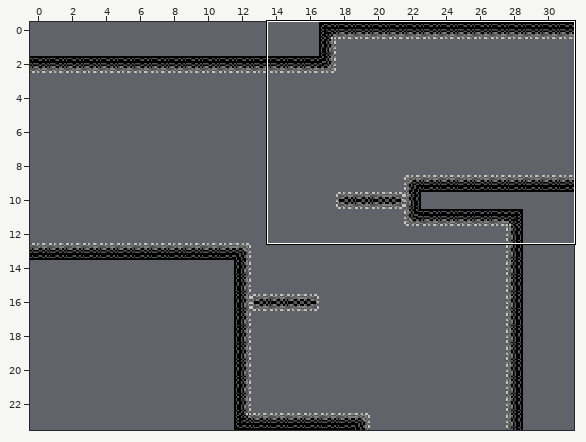
Tiled map -- resources/cave07.tmx. Above, an overview of the earlier version with the close-up marked.
Close-up. Before the commit:
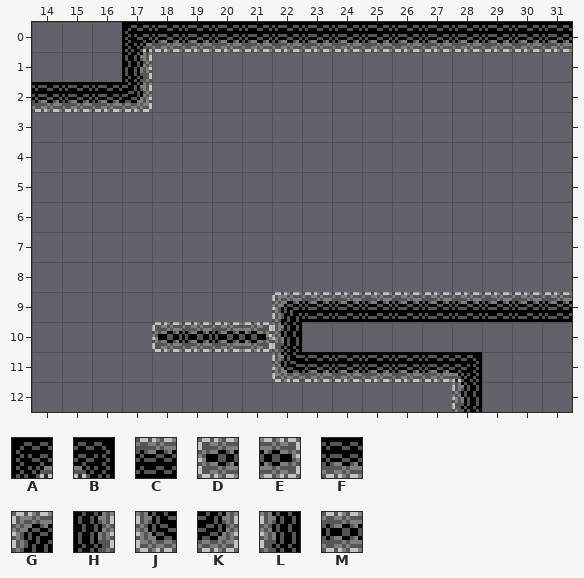
Cells are 20x20 px. Shown: x 14..31, y 0..12. The commit also changed other parts of the map, which this record leaves out.
Key: from "tiles_cave": A 0, B 1, C 2, D 3, E 4, F 8, G 12, H 14, J 18, K 19, L 20, M 21.
_ is an empty cell.
Layer "walls" before, first column x 14:
 0 ___AFFFFFFFFFFFFFF
 1 ___H______________
 2 FFFK______________
 3 __________________
 4 __________________
 5 __________________
 6 __________________
 7 __________________
 8 __________________
 9 ________GCCCCCCCCC
10 ____DMMEL_________
11 ________JFFFFFB___
12 ______________L___
And afterwards:
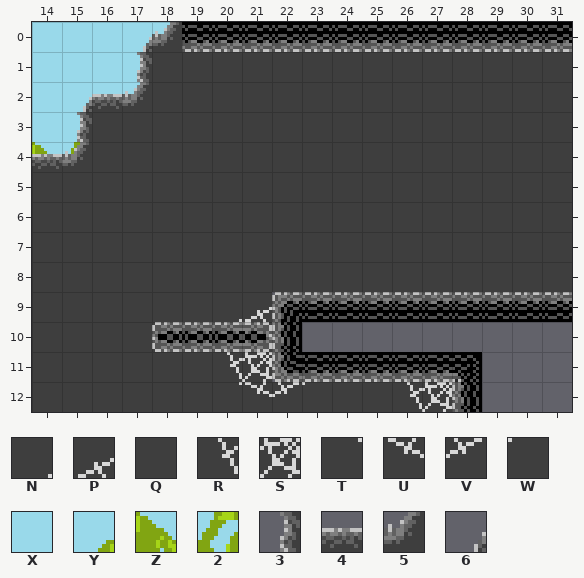
Further tiles: from "cave_background": N 0, P 1, Q 4, R 40, S 41, T 60, U 61, V 62, W 63; from "cave_beach_bg": X 11, Y 58, Z 89, 2 90; from "tiles_cave_bg": 3 11, 4 13, 5 15, 6 17.
Tiles of an added or newly shown layer are drawn over the layers below it.
The exact change:
{"where": "layer \"beach_background\" (added)"}
{"y":0,"x":14,"old":"_____","new":"XXXXX"}
{"y":1,"x":14,"old":"____","new":"XXXX"}
{"y":2,"x":14,"old":"____","new":"XXXX"}
{"y":3,"x":14,"old":"__","new":"XY"}
{"y":4,"x":14,"old":"__","new":"Z2"}
{"where": "layer \"background\" (added)"}
{"y":1,"x":18,"old":"______________","new":"QQQQQQQQQQQQQQ"}
{"y":2,"x":18,"old":"______________","new":"QQQQQQQQQQQQQQ"}
{"y":3,"x":16,"old":"________________","new":"QQQQQQQQQQQQQQQQ"}
{"y":4,"x":16,"old":"________________","new":"QQQQQQQQQQQQQQQQ"}
{"y":5,"x":14,"old":"__________________","new":"QQQQQQQQQQQQQQQQQQ"}
{"y":6,"x":14,"old":"__________________","new":"QQQQQQQQQQQQQQQQQQ"}
{"y":7,"x":14,"old":"__________________","new":"QQQQQQQQQQQQQQQQQQ"}
{"y":8,"x":14,"old":"__________________","new":"QQQQQQQQQQQQQQQQQQ"}
{"y":9,"x":14,"old":"________","new":"QQQQQQNP"}
{"y":10,"x":14,"old":"_____","new":"QQQQQ"}
{"y":10,"x":21,"old":"_","new":"Q"}
{"y":11,"x":14,"old":"________","new":"QQQQQQRS"}
{"y":12,"x":14,"old":"______________","new":"QQQQQQTUVWQQRS"}
{"where": "layer \"cave_background\" (added)"}
{"y":0,"x":17,"old":"__","new":"65"}
{"y":1,"x":17,"old":"_","new":"3"}
{"y":2,"x":15,"old":"___","new":"645"}
{"y":3,"x":15,"old":"_","new":"3"}
{"y":4,"x":14,"old":"__","new":"45"}
{"where": "layer \"walls\""}
{"y":0,"x":17,"old":"AF","new":"__"}
{"y":1,"x":17,"old":"H","new":"_"}
{"y":2,"x":14,"old":"FFFK","new":"____"}
